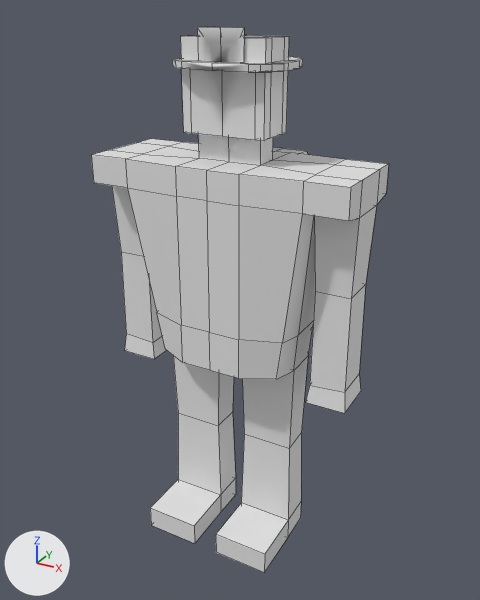
The FBX model Assets/3D Models/Human_FF.fbx: old version first, new version second.
Rendered twice from a 50 mm camera at (1.028, -1.841, 1.855) aimed at (-0.01, 0.047, 0.911). Arrows for +X, +Y and +Z are at lower left; the lights stay in place. Mesh edges are drawn as thin lines. Where no turn or scale is listed for an object, it has been applied to the vertices.

In view in the first picture: 'Human_FF'.
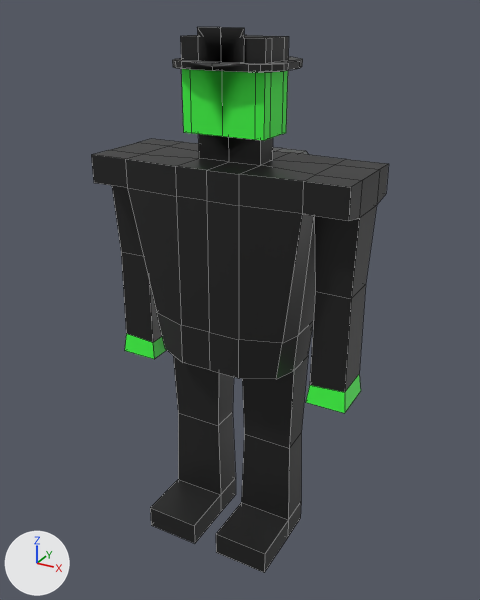
Commit message: Human Materials Added

Where the change shows, as pixel boxes [x1, y1, x2, y2] in the pictures (480 x 600 px):
part 1 of me_cube_006, recoloured (grey to green): [182, 69, 288, 140] in both
part 2 of me_cube_006, recoloured (grey to green): [125, 334, 361, 413] in both
part 3 of me_cube_006, recoloured (grey to black): [91, 27, 389, 573] in both
part 4 of me_cube_006, recoloured: [273, 147, 309, 155] in both

The change, as a diff of the scene's bpy script:
```diff
--- a/Assets/3D Models/Human_FF.fbx.py
+++ b/Assets/3D Models/Human_FF.fbx.py
@@ mat_human_ff_tank_mat @@
+mat_human_ff_tank_mat = principled_material('Human_FF Tank_Mat')
+mat_human_ff_tank_mat.base_color = (0.223, 0.223, 0.223)  # grey #828282
@@ mat_human_skin_mat @@
+mat_human_skin_mat = principled_material('Human_Skin_Mat')
+mat_human_skin_mat.base_color = (0.0504, 1.0, 0.0586)  # green #3fff44
@@ mat_human_ff_uniform_mat @@
+mat_human_ff_uniform_mat = principled_material('Human_FF Uniform_Mat')
+mat_human_ff_uniform_mat.base_color = (0.0105, 0.0105, 0.0105)  # black #1a1a1a
+mat_human_ff_uniform_mat.roughness = 0.4
@@ me_cube_006 @@
 me_cube_006.from_pydata(...)  # 274 vertices, 283 faces; spans x -0.44..0.44, y -0.24..0.34, z 0.03..1.82
 # used by ob_human_ff; location = (0.0, 0.0, -0.012)
+# me_cube_006 part 1: 24 of the faces centred in x -0.14..0.14, y -0.08..0.07, z 1.51..1.61 switch from no material to mat_human_skin_mat (green #3fff44)
+# me_cube_006 part 2: 10 of the faces centred in x -0.44..0.44, y -0.07..0.07, z 0.67..0.7 switch from no material to mat_human_skin_mat (green #3fff44)
+# me_cube_006 part 3: 237 of the faces centred in x -0.44..0.44, y -0.24..0.26, z 0.03..1.8 switch from no material to mat_human_ff_uniform_mat (black #1a1a1a)
+# me_cube_006 part 4: 12 of the faces centred in x -0.16..0.16, y 0.26..0.34, z 0.9..1.41 switch from no material to mat_human_ff_tank_mat (grey #828282)
```
